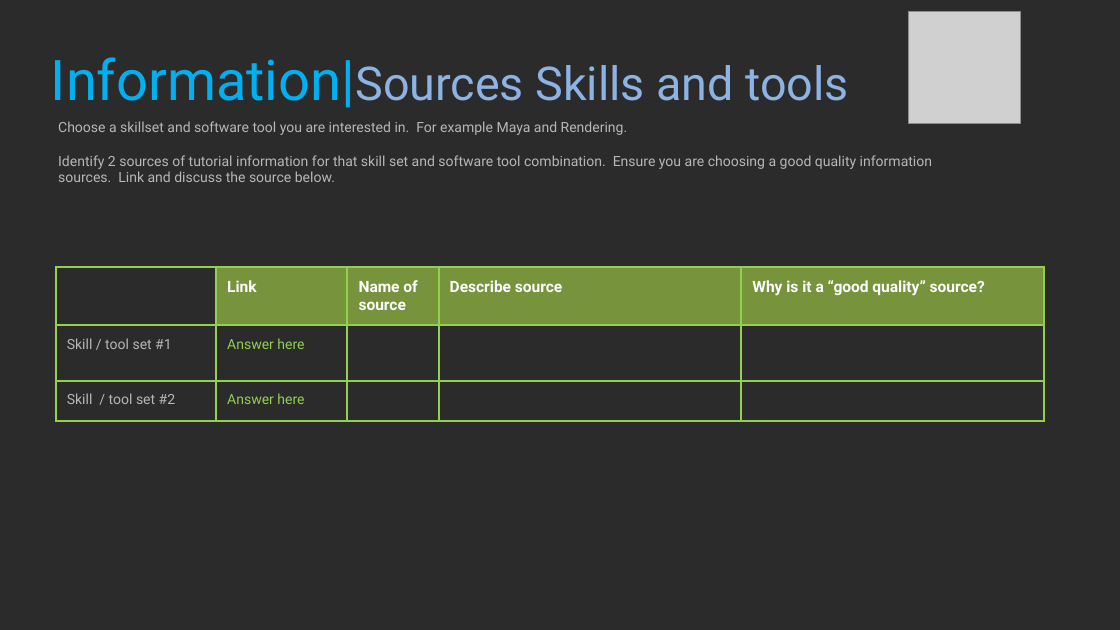
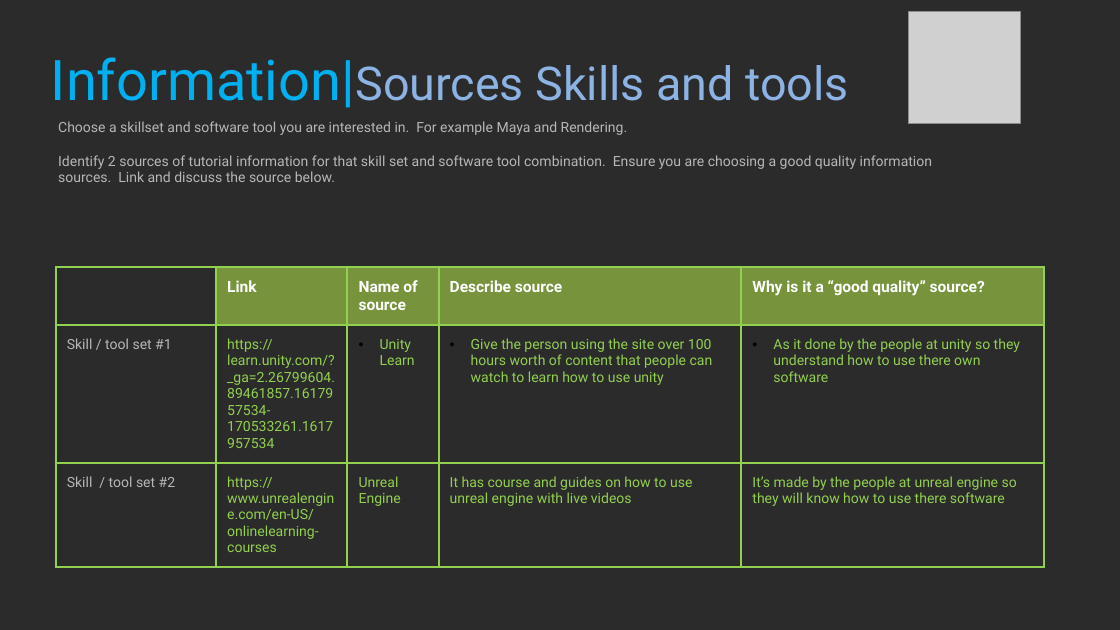
Before and after one commit to Ryszarder/ProfessionalStudies, a slide deck: slide 27 of 2021_Professional_Studies_1_BlakePeck.pptx. Drawn at 1120x630 pixels with LibreOffice and Linux fonts; fonts in the diff are those of the drawing; grey boxes stand for pictures; background and template pictures are left out; a plain dark background stands for a picture behind light text. Boxes give left, top, right and bottom in pixels: in the first picture for what was removed or moved away, otherwise in the second. Text is boxed around its words. In the diff, an @@ line names an element or a change of style, - is before the commit and + after.

```diff
--- a/2021_Professional_Studies_1_BlakePeck.pptx
+++ b/2021_Professional_Studies_1_BlakePeck.pptx
@@ table at <box>56,267,1043,556</box> @@
-row 2: Skill / tool set #1 | Answer here |  |  | 
+row 2: Skill / tool set #1 | https://learn.unity.com/?_ga=2.26799604.89461857.1617957534-170533261.1617957534 | Unity Learn | Give the person using the site over 100 hours worth of content that people can watch to learn how to use unity | As it done by the people at unity so they understand how to use there own software
-row 3: Skill / tool set #2 | Answer here |  |  | 
+row 3: Skill / tool set #2 | https://www.unrealengine.com/en-US/onlinelearning-courses | Unreal Engine | It has course and guides on how to use unreal engine with live videos | It’s made by the people at unreal engine so they will know how to use there software
```
Also in this commit, not shown: 11 other slides changed.
